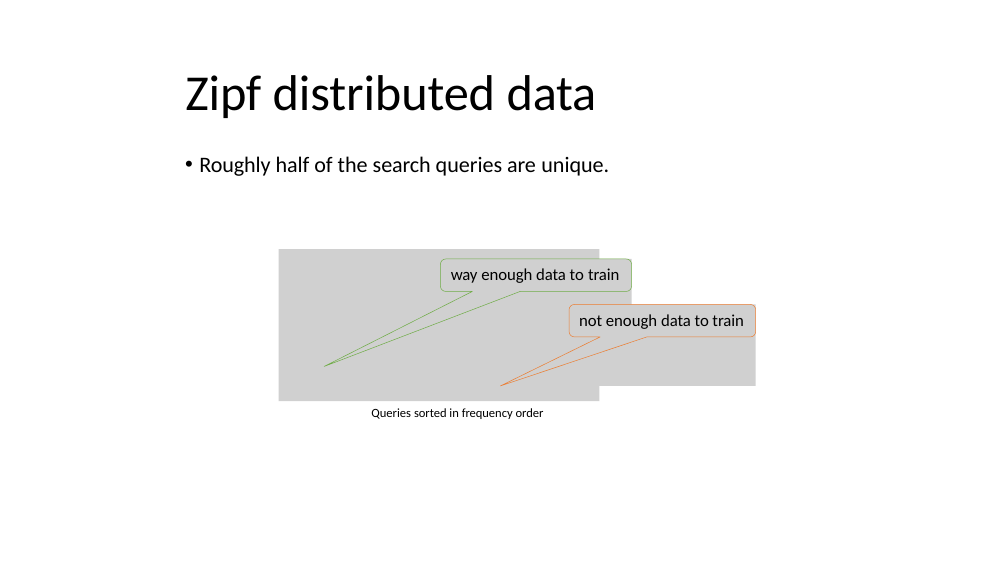
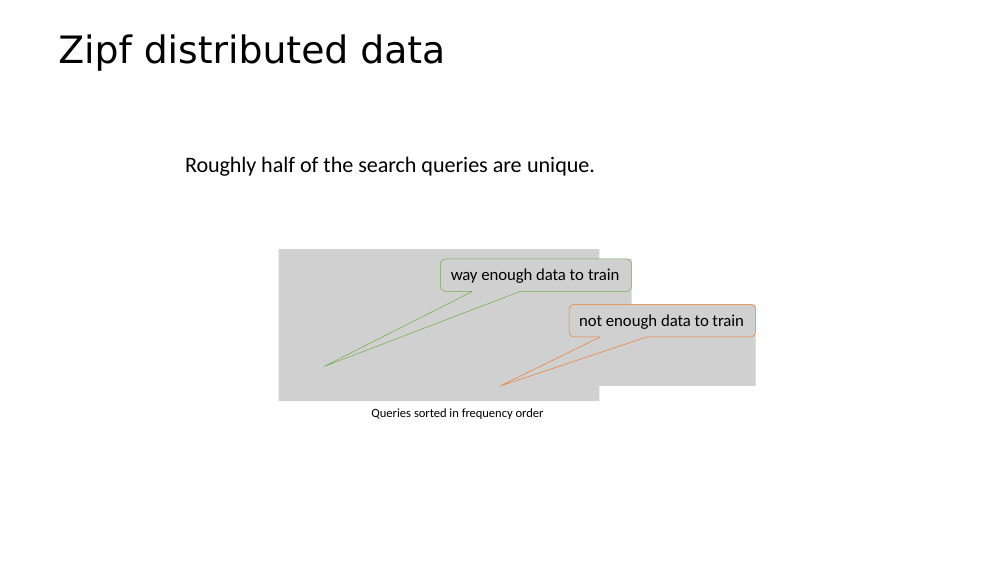
Before and after one commit to criteo-research/master-iasd, a slide deck: slide 26 of module3/session1/class1-part1-introduction.pptx (slide 28 before the commit). Drawn at 1008x567 pixels with LibreOffice and Linux fonts; fonts in the diff are those of the drawing; grey boxes stand for pictures. Boxes give left, top, right and bottom in pixels: in the first picture for what was removed or moved away, otherwise in the second. Text is boxed around its words. In the diff, an @@ line names an element or a change of style, - is before the commit and + after.

```diff
--- a/module3/session1/class1-part1-introduction.pptx
+++ b/module3/session1/class1-part1-introduction.pptx
@@ text "Zipf distributed data": place and size @@
-text "Zipf distributed data" at bbox=[185, 75, 597, 118]
+text "Zipf distributed data" at bbox=[58, 34, 445, 71]
@@ text "Zipf distributed data" at bbox=[58, 34, 445, 71]: size 48 to 36 pt, font Calibri to DejaVu Sans; letter spacing -0.1 to 0 pt in "Zipf distributed"; letter spacing -0.2 to 0 pt in "data"; indent changed; line spacing 1 to 0.9; less space between paragraphs @@
@@ text "Roughly half of the search ..." at bbox=[185, 156, 595, 176]: bullet • to none @@
```
Also in this commit, not shown: 8 other slides changed, 10 slides added, 14 slides removed, 3 other files.
